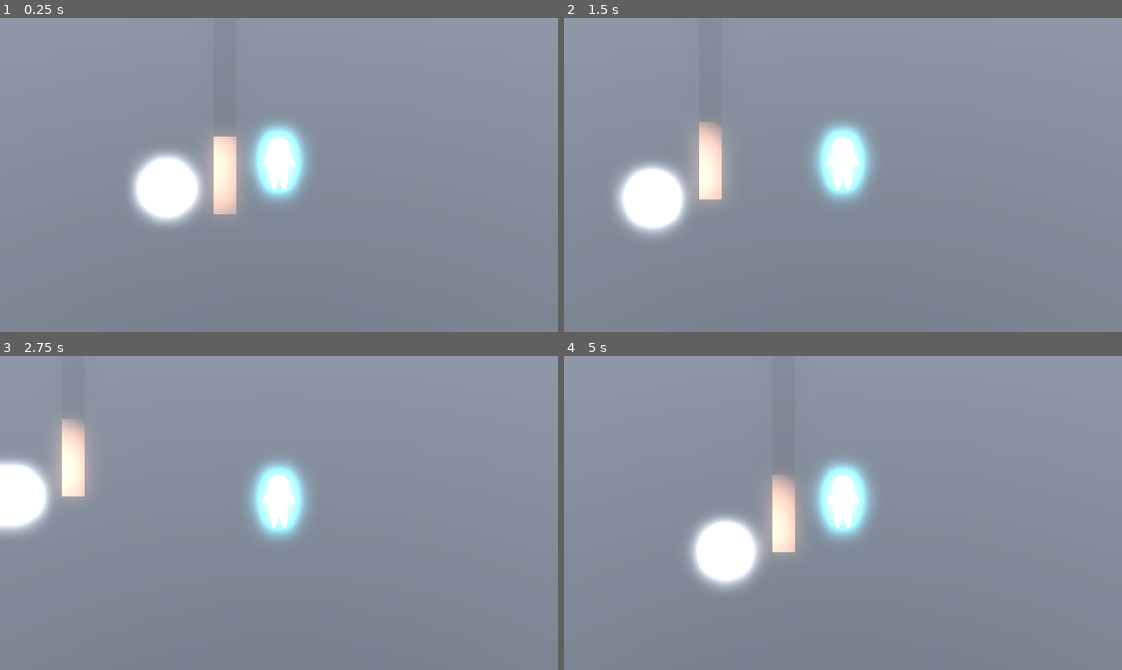
Above: before the commit, frames 1-4 (two rows, left to right).
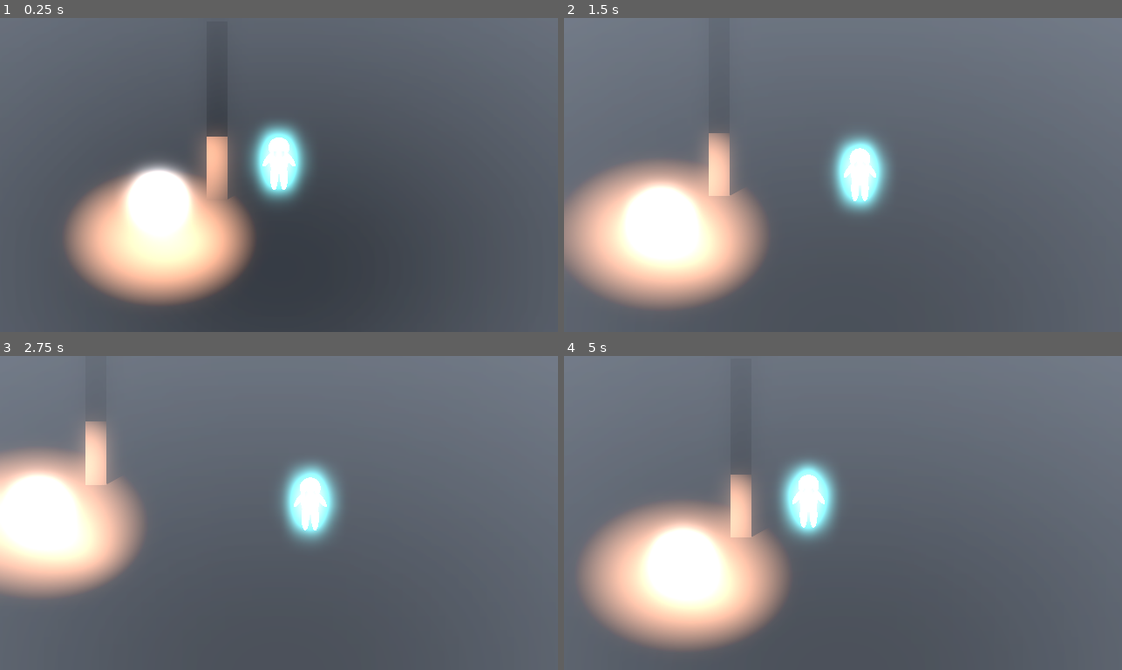
Above: after the commit, the same moments.

Repository: Boyquotes/TheGhost
Game: Godot game, scene res://base_level.tscn
Two runs of this game, one before a commit and one after it. Both use one fixed random seed, a clock stepped at 60 frames per second and the inputs below.
Inputs:
- Up to frame 1 (0.25 s): no input
- Up to frame 2 (1.5 s): hold Right (ui_right) 0.53-1.28 s; hold Down (ui_down) from 1.28 s (still down)
- Up to frame 3 (2.75 s): release Down (ui_down) at 2.03 s; hold Right (ui_right) from 2.03 s (still down)
- Up to frame 4 (5 s): release Right (ui_right) at 2.78 s; hold Up (ui_up) 2.78-3.53 s; hold Left (ui_left) from 3.53 s (still down)

The runs differ from the first frame. In frame 1, 98% of the frame differs, in the area x 0-100%, y 0-100%; in frame 2, 99%; in frame 3, 98%; in frame 4, 99%.
Error in both runs: Invalid assignment on read-only value (on base: 'Dictionary'). (res://scripts/StateMachine.gd:43)

Commit message:
2022/10/03 01:15

Diff:
--- a/ball.tscn
+++ b/ball.tscn
@@ -36,9 +36,6 @@
 light_color = Color(1, 0.639216, 0.443137, 1)
 light_energy = 5.0
 light_volumetric_fog_energy = 4.0
-light_specular = 4.0
+light_specular = 2.0
 shadow_enabled = true
-shadow_bias = 0.1
-shadow_normal_bias = 10.0
-shadow_blur = 0.0
 omni_range = 5.5
--- a/base_level.tscn
+++ b/base_level.tscn
@@ -8,12 +8,13 @@
 [node name="Base Level" type="Node3D"]
 
 [node name="Player" parent="." instance=ExtResource("1_v4kr2")]
+transform = Transform3D(1, 0, 0, 0, 1, 0, 0, 0, 1, 0, 1.12053, 0)
 
 [node name="Ball2" parent="." instance=ExtResource("2_od1rw")]
 transform = Transform3D(1, 0, 0, 0, 1, 0, 0, 0, 1, -5.72214, 3.10564, 3.27355)
 
 [node name="wall" type="StaticBody3D" parent="."]
-transform = Transform3D(-6.16012e-08, 0, -1.05824, 0, 1.36482, 0, 1.40927, 0, -4.62572e-08, -2.97153, 1.78277, -3.19433)
+transform = Transform3D(-4.37114e-08, 0, -1, 0, 1, 0, 1, 0, -4.37114e-08, -2.97153, 1.78277, -3.19433)
 
 [node name="CsgBox3d" type="CSGBox3D" parent="wall"]
 transform = Transform3D(7.79252, 0, 0, 0, 5.21432, 0, 0, 0, 1, 0, 0, 0)
@@ -27,7 +28,7 @@
 transform = Transform3D(0.617656, 12.5767, -5.62775e-09, 2.76673e-07, 7.7515e-14, 1.31937, 6.29934, -1.23315, -5.73962e-08, -1.01129, -0.535035, -0.100804)
 
 [node name="CsgBox3d" type="CSGBox3D" parent="floor"]
-transform = Transform3D(7.79252, 0, 0, 0, 5.21432, 0, 0, 0, 1, 0, 0, 0)
+transform = Transform3D(8, 0, 0, 0, 8, 0, 0, 0, 1, 0, 0, 0)
 use_collision = true
 
 [node name="CollisionShape3d2" type="CollisionShape3D" parent="floor"]
--- a/player.tscn
+++ b/player.tscn
@@ -1,10 +1,12 @@
-[gd_scene load_steps=11 format=3 uid="uid://caeqskuyhl3ey"]
+[gd_scene load_steps=12 format=3 uid="uid://caeqskuyhl3ey"]
 
 [ext_resource type="Script" path="res://scripts/Player.gd" id="1_8g731"]
 [ext_resource type="Script" path="res://scripts/PlayerSM.gd" id="2_ycxjk"]
 [ext_resource type="Material" uid="uid://dnbl2s5onp1ww" path="res://player.tres" id="3_imoab"]
 [ext_resource type="Script" path="res://scripts/CameraNode.gd" id="3_qfr8t"]
 [ext_resource type="Environment" uid="uid://dr4atdwky80l5" path="res://env.tres" id="4_cb670"]
+
+[sub_resource type="CameraAttributesPractical" id="CameraAttributesPractical_8uttm"]
 
 [sub_resource type="CapsuleShape3D" id="CapsuleShape3D_xqxvw"]
 margin = 0.02
@@ -23,27 +25,30 @@
 [sub_resource type="SphereMesh" id="SphereMesh_o7g8f"]
 material = SubResource("ORMMaterial3D_mj8k0")
 
-[node name="Player" type="CharacterBody3D"]
-script = ExtResource("1_8g731")
-
-[node name="SM" type="Node" parent="."]
-script = ExtResource("2_ycxjk")
-
-[node name="Disabled" type="CollisionShape3D" parent="."]
-visible = false
-shape = SubResource("CapsuleShape3D_xqxvw")
-disabled = true
+[node name="Node3d" type="Node3D"]
 
 [node name="CameraNode" type="Node3D" parent="."]
 script = ExtResource("3_qfr8t")
 
 [node name="Camera3d" type="Camera3D" parent="CameraNode"]
-transform = Transform3D(1, 0, 0, 0, 0.707107, 0.707107, 0, -0.707107, 0.707107, 0, 15, 15)
+transform = Transform3D(1, 0, 0, 0, 0.707107, 0.707107, 0, -0.707107, 0.707107, 0, 0, 0)
 environment = ExtResource("4_cb670")
+attributes = SubResource("CameraAttributesPractical_8uttm")
 projection = 1
 size = 15.0
 
-[node name="PhysicalBody" type="RigidBody3D" parent="."]
+[node name="Player" type="CharacterBody3D" parent="."]
+script = ExtResource("1_8g731")
+
+[node name="SM" type="Node" parent="Player"]
+script = ExtResource("2_ycxjk")
+
+[node name="Disabled" type="CollisionShape3D" parent="Player"]
+visible = false
+shape = SubResource("CapsuleShape3D_xqxvw")
+disabled = true
+
+[node name="PhysicalBody" type="RigidBody3D" parent="Player"]
 axis_lock_angular_x = true
 axis_lock_angular_y = true
 axis_lock_angular_z = true
@@ -53,46 +58,46 @@
 contact_monitor = true
 lock_rotation = true
 
-[node name="CollisionShape3d" type="CollisionShape3D" parent="PhysicalBody"]
+[node name="CollisionShape3d" type="CollisionShape3D" parent="Player/PhysicalBody"]
 transform = Transform3D(1, 0, 0, 0, 1, 0, 0, 0, 1, 0, 0.627064, 0)
 shape = SubResource("CapsuleShape3D_ra0m0")
 
-[node name="MeshInstance3d" type="MeshInstance3D" parent="PhysicalBody"]
+[node name="Head" type="MeshInstance3D" parent="Player/PhysicalBody"]
 transform = Transform3D(1, 0, 0, 0, 1, 0, 0, 0, 1, 0, 1.86171, 0)
 mesh = SubResource("SphereMesh_05a3w")
 skeleton = NodePath("")
 
-[node name="Eye" type="MeshInstance3D" parent="PhysicalBody/MeshInstance3d"]
+[node name="Eye" type="MeshInstance3D" parent="Player/PhysicalBody/Head"]
 transform = Transform3D(0.179969, 0, 0, 0, 0.337538, 0, 0, 0, 0.126313, -0.165814, 0.0230193, 0.433)
 mesh = SubResource("SphereMesh_o7g8f")
 skeleton = NodePath("")
 
-[node name="Eye2" type="MeshInstance3D" parent="PhysicalBody/MeshInstance3d"]
+[node name="Eye2" type="MeshInstance3D" parent="Player/PhysicalBody/Head"]
 transform = Transform3D(0.179969, 0, 0, 0, 0.337538, 0, 0, 0, 0.126313, 0.166, 0.022, 0.432)
 mesh = SubResource("SphereMesh_o7g8f")
 skeleton = NodePath("")
 
-[node name="Body" type="MeshInstance3D" parent="PhysicalBody"]
+[node name="Body" type="MeshInstance3D" parent="Player/PhysicalBody"]
 transform = Transform3D(0.884648, 0, 0, 0, 1.56141, 0, 0, 0, 0.547896, 0, 0.890703, 0)
 mesh = SubResource("SphereMesh_05a3w")
 skeleton = NodePath("")
 
-[node name="Arm2" type="MeshInstance3D" parent="PhysicalBody"]
+[node name="Arm2" type="MeshInstance3D" parent="Player/PhysicalBody"]
 transform = Transform3D(0.228279, -0.477097, 0, 0.117718, 0.925191, 0, 0, 0, 0.27058, 0.525125, 1.06699, 0)
 mesh = SubResource("SphereMesh_05a3w")
 skeleton = NodePath("")
 
-[node name="Arm3" type="MeshInstance3D" parent="PhysicalBody"]
+[node name="Arm3" type="MeshInstance3D" parent="Player/PhysicalBody"]
 transform = Transform3D(0.228849, 0.472587, 0, -0.116605, 0.927503, 0, 0, 0, 0.27058, -0.525, 1.06699, 0)
 mesh = SubResource("SphereMesh_05a3w")
 skeleton = NodePath("")
 
-[node name="Leg" type="MeshInstance3D" parent="PhysicalBody"]
+[node name="Leg" type="MeshInstance3D" parent="Player/PhysicalBody"]
 transform = Transform3D(0.370921, 0, 0, 0, 1.75549, 0, 0, 0, 0.369209, -0.235272, -0.117, 0)
 mesh = SubResource("SphereMesh_05a3w")
 skeleton = NodePath("")
 
-[node name="Leg2" type="MeshInstance3D" parent="PhysicalBody"]
+[node name="Leg2" type="MeshInstance3D" parent="Player/PhysicalBody"]
 transform = Transform3D(0.370921, 0, 0, 0, 1.75549, 0, 0, 0, 0.369209, 0.235272, -0.117, 0)
 mesh = SubResource("SphereMesh_05a3w")
 skeleton = NodePath("")
--- a/scripts/CameraNode.gd
+++ b/scripts/CameraNode.gd
@@ -1,7 +1,17 @@
 extends Node3D
 
-@onready var player = get_node("../PhysicalBody")
+@onready var test = get_node("../Player")
+@onready var player = get_node("../Player/PhysicalBody")
+var CORRECTION_SPEED = 3
+var OFFSET = Vector3(0, 10, 10)
+var targetPosition
 
-# Called every frame. 'delta' is the elapsed time since the previous frame.
-func _process(delta):
-	global_position = player.global_position + Vector3(0, 10, 10)
+func _physics_process(delta):
+	camera_corretion(delta)
+
+func camera_corretion(delta):
+	targetPosition = player.global_position + OFFSET
+	global_position = lerp(
+		global_position,
+		targetPosition,
+		CORRECTION_SPEED*delta)
